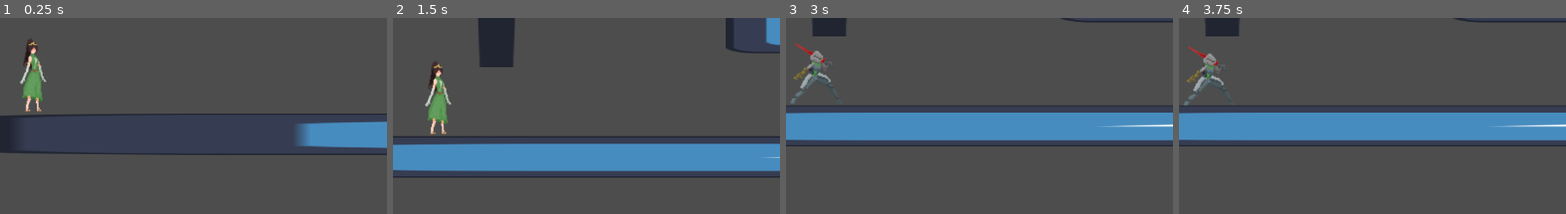
Above: before the commit, frames 1-4 (left to right).
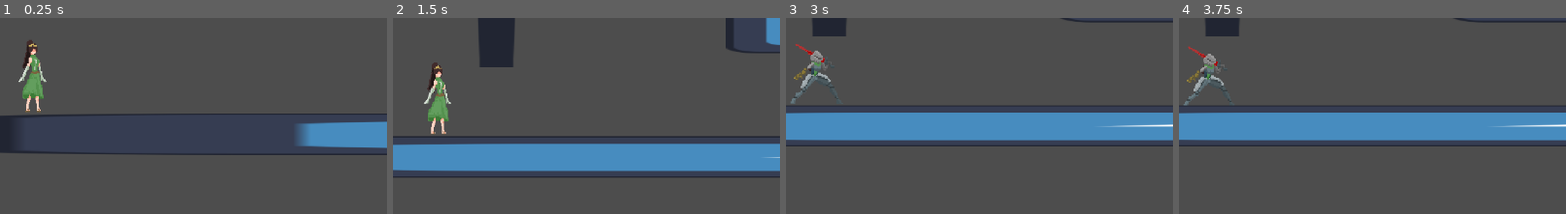
Above: after the commit, the same moments.

Repository: PrinceLeo03/Sanguine-Dawn
Game: Godot game, scene res://Players.tscn
Two runs of this game, one before a commit and one after it. Both use one fixed random seed, a clock stepped at 60 frames per second and the inputs below. The engine's default icon, where the game draws it, is replaced by a stand-in: a white triangle on a blue panel in a dark square.
Inputs (mouse positions are % of the whole screen's width and height, from its top left):
- Up to frame 1 (0.25 s): no input
- Up to frame 2 (1.5 s): tap Enter at 0.5 s; move the mouse to (72, 50) at 0.52 s; hold D (right) from 0.53 s (still down); tap Ctrl (dash) at 0.6 s; tap Space (jump) at 0.77 s; move the mouse to (30, 61) at 1.27 s; tap Shift (run) at 1.35 s
- Up to frame 3 (3 s): tap Space (jump) at 1.52, 2.75 s; move the mouse to (60, 31) at 2.02 s; release D (right) at 2.03 s; hold A (left) 2.03-2.78 s; click (60, 31) at 2.1 s; move the mouse to (45, 77) at 2.77 s; hold D (right) from 2.78 s (still down); tap Ctrl (dash) at 2.85 s
- Up to frame 4 (3.75 s): keep holding D (right); tap Space (jump) at 3.02 s; move the mouse to (80, 72) at 3.52 s; hold Shift (run) from 3.53 s (still down)
The pictures show only the part of the screen within x 33-83%, y 48-98%; the shares and areas given below are measured in that part.

The runs differ from the first frame. In frame 1, 0.6% of the frame differs, in the area x 4-13%, y 12-48%; in frame 2, 0.6%; in frame 3, 0.1%; in frame 4, 0.1%.

Commit message:
Haydn Sprite Changes

Diff:
--- a/sanguine-dawn/Players.tscn
+++ b/sanguine-dawn/Players.tscn
@@ -1,6 +1,6 @@
-[gd_scene load_steps=12 format=3 uid="uid://iwfnkg3lmrlj"]
-
-[ext_resource type="Texture2D" uid="uid://d4j0jy5mjuidc" path="res://Art/PrincessPH.png" id="2_4ecn2"]
+[gd_scene load_steps=15 format=3 uid="uid://iwfnkg3lmrlj"]
+
+[ext_resource type="Texture2D" uid="uid://tlhu2v50tqg8" path="res://Art/Princess/Idle-sheet-sheet.png" id="2_ph5nk"]
 [ext_resource type="Script" uid="uid://bj3wajoysl2r" path="res://Princess Movement.gd" id="2_xw3mf"]
 [ext_resource type="Script" uid="uid://jkhsbjn1d2n5" path="res://Vampire Movement.gd" id="3_xw3mf"]
 [ext_resource type="Script" uid="uid://l0om48yl10jt" path="res://camera_2d.gd" id="6_4ecn2"]
@@ -8,6 +8,42 @@
 [ext_resource type="Script" uid="uid://bicmw3wu2ehbr" path="res://static_body_2d_3.gd" id="6_vlrmh"]
 [ext_resource type="Texture2D" uid="uid://cxytp15calbry" path="res://icon.svg" id="7_ph5nk"]
 
+[sub_resource type="Animation" id="Animation_ph5nk"]
+resource_name = "Idle"
+tracks/0/type = "value"
+tracks/0/imported = false
+tracks/0/enabled = true
+tracks/0/path = NodePath(".:frame")
+tracks/0/interp = 1
+tracks/0/loop_wrap = true
+tracks/0/keys = {
+"times": PackedFloat32Array(0.1, 0.766667),
+"transitions": PackedFloat32Array(1, 1),
+"update": 1,
+"values": [1, 1]
+}
+
+[sub_resource type="Animation" id="Animation_gsbhy"]
+length = 0.001
+tracks/0/type = "value"
+tracks/0/imported = false
+tracks/0/enabled = true
+tracks/0/path = NodePath(".:frame")
+tracks/0/interp = 1
+tracks/0/loop_wrap = true
+tracks/0/keys = {
+"times": PackedFloat32Array(0),
+"transitions": PackedFloat32Array(1),
+"update": 1,
+"values": [1]
+}
+
+[sub_resource type="AnimationLibrary" id="AnimationLibrary_m2dvq"]
+_data = {
+&"Idle": SubResource("Animation_ph5nk"),
+&"RESET": SubResource("Animation_gsbhy")
+}
+
 [sub_resource type="RectangleShape2D" id="RectangleShape2D_q6r6c"]
 size = Vector2(49.9512, 40.0261)
 
@@ -32,9 +68,17 @@
 script = ExtResource("2_xw3mf")
 
 [node name="Sprite2D" type="Sprite2D" parent="Player/CHAR_1"]
+texture_filter = 1
 position = Vector2(-50.8898, 13.3473)
 scale = Vector2(0.425295, 0.546339)
-texture = ExtResource("2_4ecn2")
+texture = ExtResource("2_ph5nk")
+hframes = 6
+frame = 1
+
+[node name="AnimationPlayer" type="AnimationPlayer" parent="Player/CHAR_1/Sprite2D"]
+libraries = {
+&"": SubResource("AnimationLibrary_m2dvq")
+}
 
 [node name="PrincessCS1" type="CollisionShape2D" parent="Player/CHAR_1"]
 position = Vector2(-51, 16)
@@ -74,6 +118,7 @@
 dash_curve = SubResource("Curve_xw3mf")
 
 [node name="Sprite2D" type="Sprite2D" parent="Player/CHAR_2"]
+texture_filter = 1
 position = Vector2(-50.8898, 8.3473)
 scale = Vector2(0.564796, 0.611402)
 texture = ExtResource("6_4g8q7")
Binary file added: sanguine-dawn/Art/Princess/Idle-sheet-sheet.png
Not shown, added: sanguine-dawn/Art/Princess/Idle-sheet-sheet.png.import
